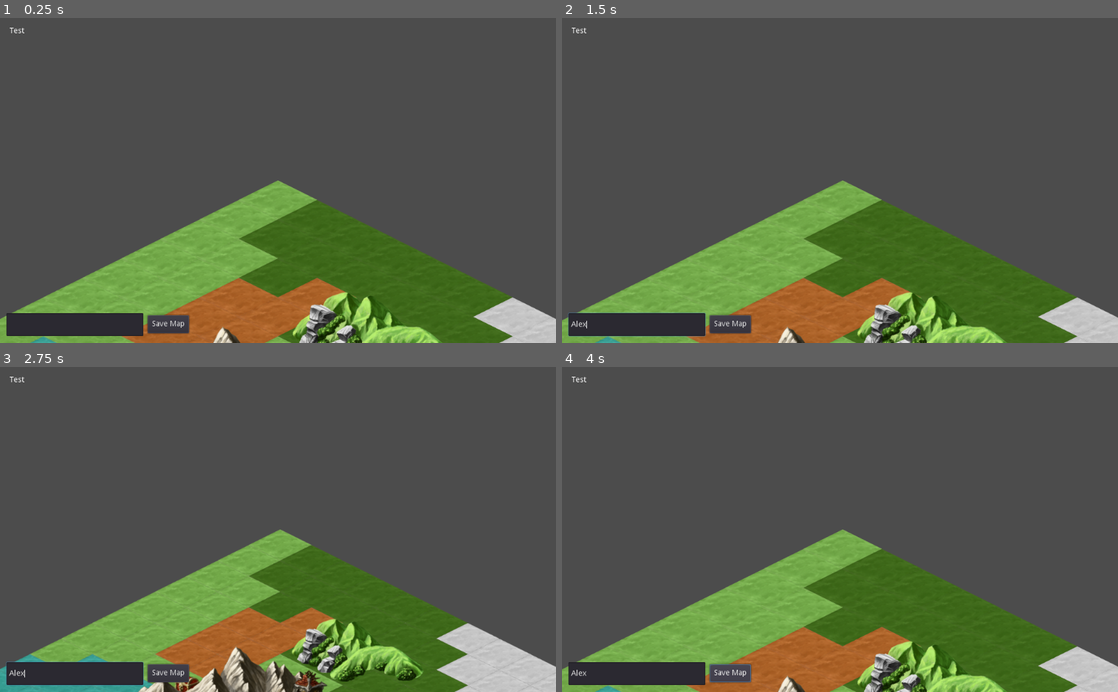
Above: before the commit, frames 1-4 (two rows, left to right).
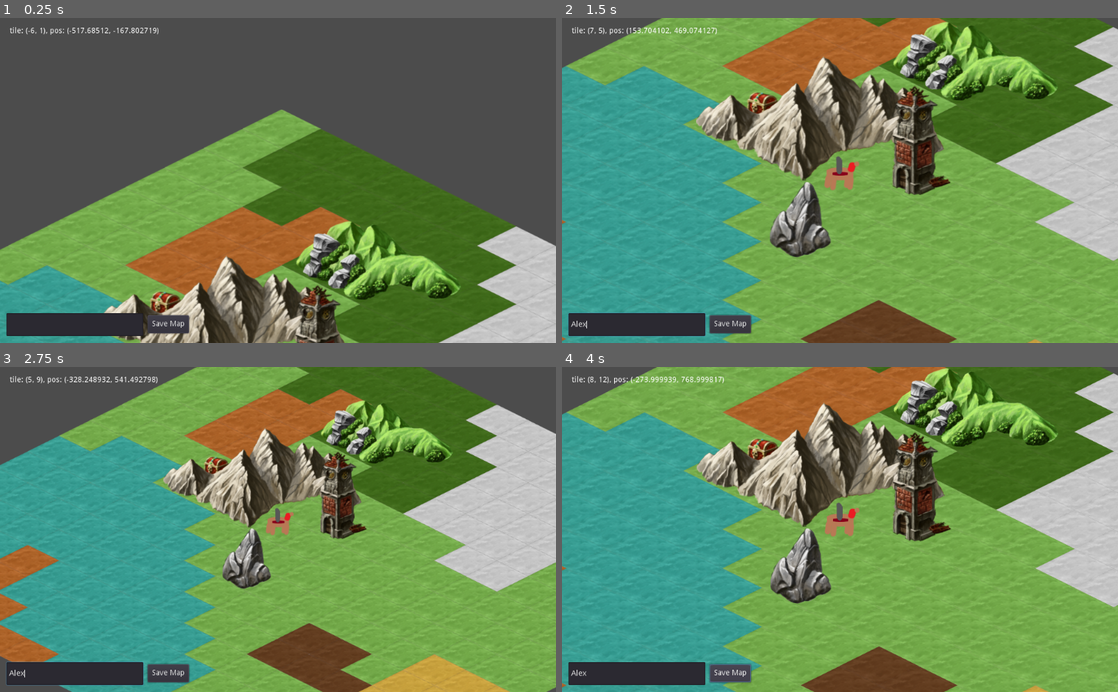
Above: after the commit, the same moments.

Repository: xfstef/captains
Game: Godot game, scene res://AdventureMap.tscn
Same seed, same stepped clock (60 frames per second), same inputs: the game is played once before the commit and once after it.
Inputs (mouse positions are in pixels of both pictures, inside the frame that each line leads up to):
- Up to frame 1 (0.25 s): no input
- Up to frame 2 (1.5 s): click (634, 323) at 0.52 s; type "Alex" at 0.6 s; move the mouse to (962, 164) at 1.27 s; hold Keypad 3 (army_down_right) from 1.28 s (still down); click (962, 164) at 1.35 s
- Up to frame 3 (2.75 s): move the mouse to (166, 545) at 2.02 s; release Keypad 3 (army_down_right) at 2.03 s; hold Keypad 2 (army_down) from 2.03 s (still down); tap Mouse wheel down (wheel_down) at 2.1 s
- Up to frame 4 (4 s): tap Enter at 2.75 s; move the mouse to (895, 458) at 2.77 s; release Keypad 2 (army_down) at 2.78 s; hold Keypad 3 (army_down_right) 2.78-3.5 s; tap Mouse wheel up (wheel_up) at 2.85 s; click "Save Map" at 3.5 s

The runs differ from the first frame. In frame 1, 41% of the frame differs, in the area x 0-100%, y 2-100%; in frame 2, 92%; in frame 3, 87%; in frame 4, 92%, in the area x 0-100%, y 0-100%.
Error before the commit: Parse Error: The identifier "TODO" isn't declared in the current scope. (res://Scripts/AdventureMap.gd:205)
Error after the commit: Invalid get index '0' (on base: 'Nil'). (res://Scripts/TM-Movement.gd:31)

Commit message:
Working on adding the movement trackers. Fixed a problem with the pathfinding algorithm.

Diff:
--- a/Scripts/AdventureMap.gd
+++ b/Scripts/AdventureMap.gd
@@ -195,20 +195,21 @@
 
 func drawPath(army_id):
 	var nodes = army_instances[selected_army.player_id][army_id].fastest_path
-	for x in range(nodes.size()):
-		if movement_trackers.size() < x + 1:
+	nodes.push_front({x = army_instances[selected_army.player_id][army_id].my_coords.x, y = army_instances[selected_army.player_id][army_id].my_coords.y})
+	for x in range(1, nodes.size()):
+		if movement_trackers.size() < x:
 			movement_trackers.append(moveTracker.duplicate())
-			propsTileMap.add_child(movement_trackers[x])
-		movement_trackers[x].position = propsTileMap.map_to_world(Vector2(nodes[x].x, nodes[x].y))
-		movement_trackers[x].position.y += 36
+			propsTileMap.add_child(movement_trackers[x - 1])
+		movement_trackers[x - 1].position = propsTileMap.map_to_world(Vector2(nodes[x].x, nodes[x].y))
+		movement_trackers[x - 1].position.y += 36
 		if x + 1 < nodes.size():
-			TODO
-			movement_trackers[x].frame = establishDirection(nodes[x], nodes[x+1])
+			movement_trackers[x - 1].frame = establishDirection(nodes[x - 1], nodes[x + 1])
 		else:
-			movement_trackers[x].frame = 12
-		movement_trackers[x].visible = true
-
-func establishDirection(start_node, end_node):
-	var x_dif = start_node.x - end_node.y
-	var y_dif = start_node.x - end_node.y
+			movement_trackers[x - 1].frame = 12
+		movement_trackers[x - 1].visible = true
+
+func establishDirection(source_node, target_node):
+	var x_d = source_node.x - target_node.x
+	var y_d = source_node.y - target_node.y
+	print(x_d, y_d)
 	return 0
--- a/Scripts/Army.gd
+++ b/Scripts/Army.gd
@@ -124,4 +124,4 @@
 	var distance_x = abs(node_a.x - node_b.x)
 	var distance_y = abs(node_a.y - node_b.y)
 
-	return cost * (distance_x + distance_y) + ((1.4 * cost) - (2 * cost)) * min(distance_x, distance_y)
+	return cost * (distance_x + distance_y) + ((1.2 * cost) - (2 * cost)) * min(distance_x, distance_y)
